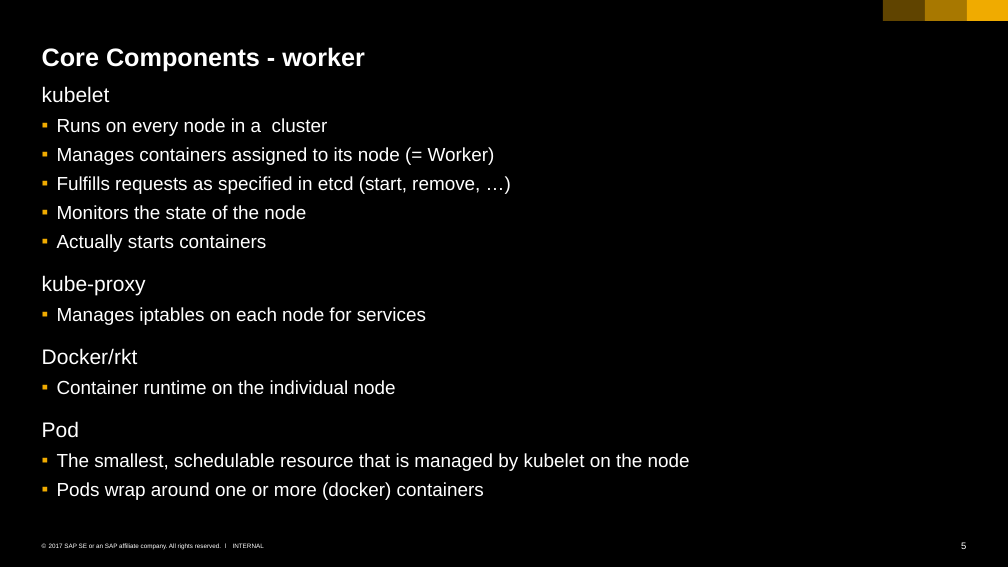
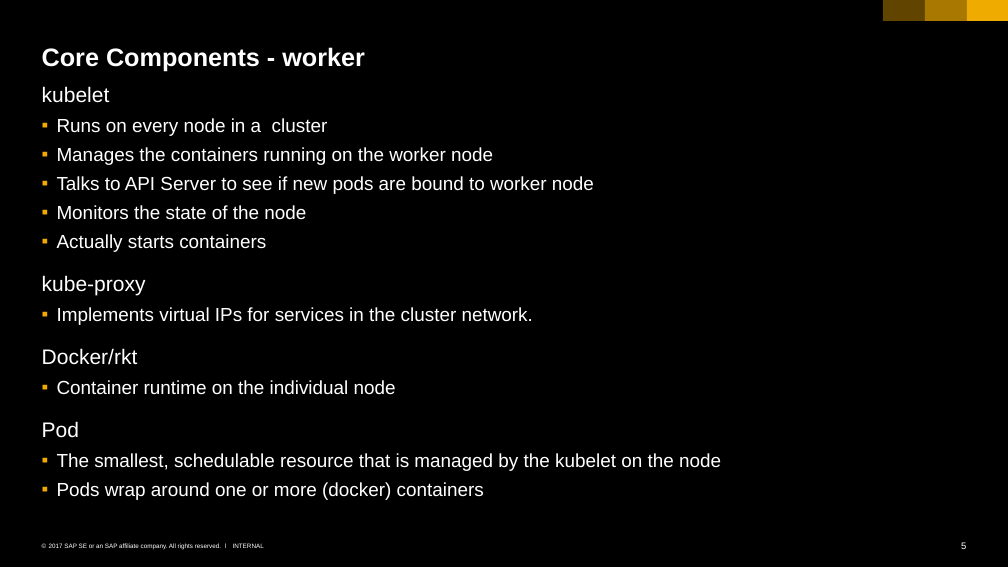
Before and after one commit to cuijiyao01/docker-k8s-training, a slide deck: slide 5 of kubernetes/01_k8s_core_components.pptx. Drawn at 1008x567 pixels with LibreOffice and Linux fonts; fonts in the diff are those of the drawing. Boxes give left, top, right and bottom in pixels: in the first picture for what was removed or moved away, otherwise in the second. Text is boxed around its words. In the diff, an @@ line names an element or a change of style, - is before the commit and + after.

Commit message:
various fixes
mostly related to: only api server talks to etcd.

```diff
--- a/kubernetes/01_k8s_core_components.pptx
+++ b/kubernetes/01_k8s_core_components.pptx
@@ text at <box>57,147,594,194</box>: text changed @@
-  ▪ Manages containers assigned to its node (= Worker)
-  ▪ Fulfills requests as specified in etcd (start, remove, …)
+  ▪ Manages the containers running on the worker node
+  ▪ Talks to API Server to see if new pods are bound to worker node
@@ text at <box>57,307,533,325</box>: text changed @@
-  ▪ Manages iptables on each node for services
+  ▪ Implements virtual IPs for services in the cluster network.
@@ text at <box>57,453,721,471</box>: text changed @@
-  ▪ The smallest, schedulable resource that is managed by kubelet on the node
+  ▪ The smallest, schedulable resource that is managed by the kubelet on the node
```
Also in this commit, not shown: 6 other slides changed.
